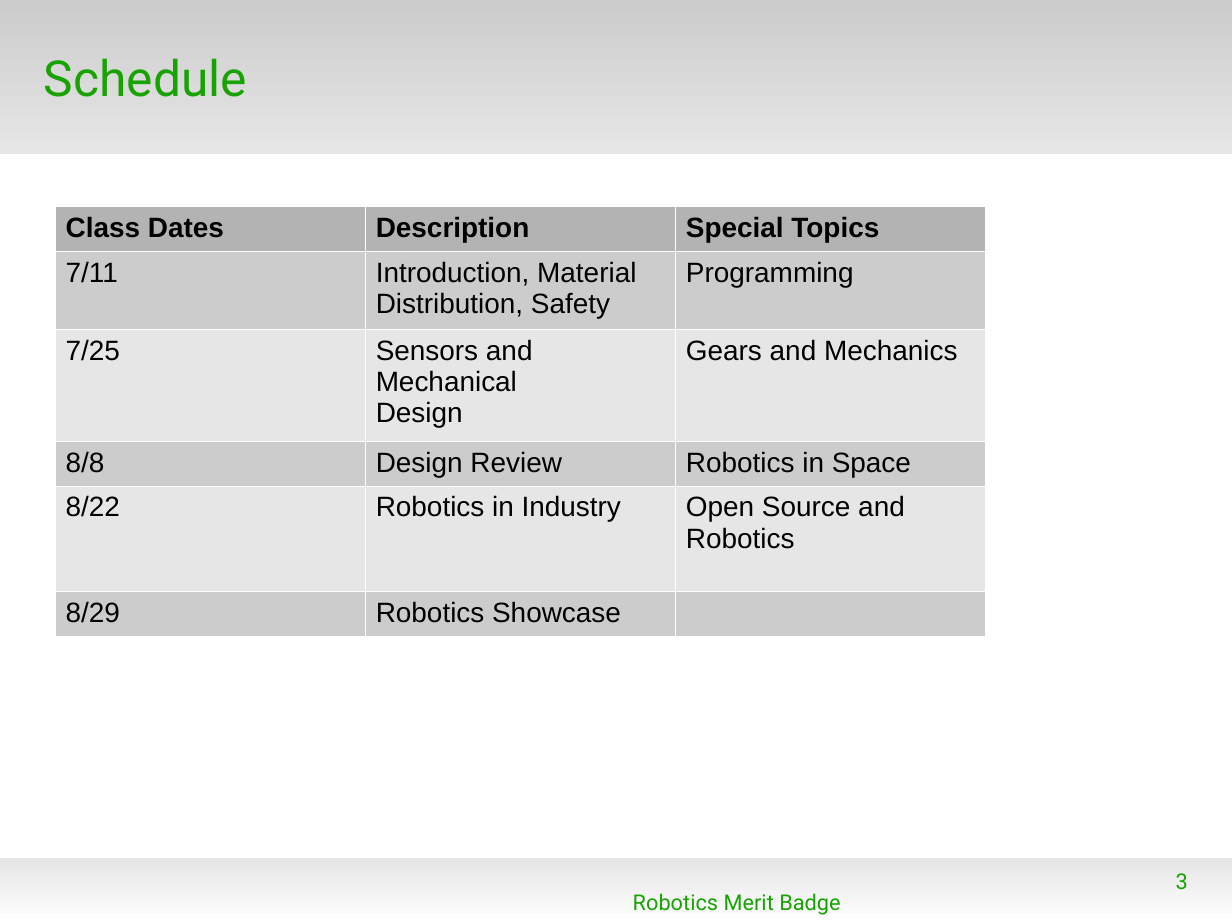
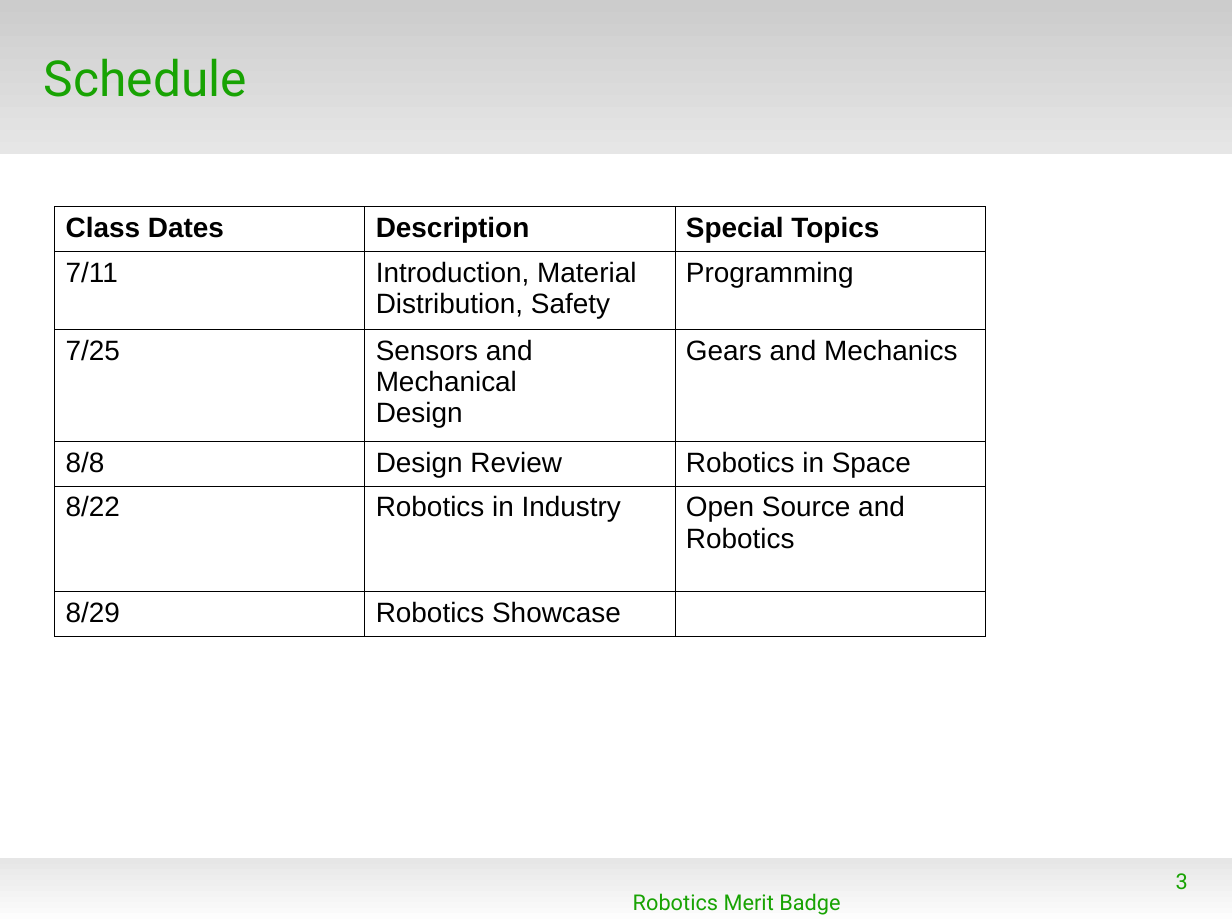
Before and after one commit to mcli/RoboticsMB, a slide deck: slide 3 of doc/RMB_Session3.odp. Drawn at 1232x924 pixels with LibreOffice and Linux fonts; fonts in the diff are those of the drawing; background and template pictures are left out. Boxes give left, top, right and bottom in pixels: in the first picture for what was removed or moved away, otherwise in the second. Text is boxed around its words. In the diff, an @@ line names an element or a change of style, - is before the commit and + after.

```diff
--- a/doc/RMB_Session3.odp
+++ b/doc/RMB_Session3.odp
@@ table at (55, 207, 987, 627) @@
@@ fill #B3B3B3 to none in row 1 @@
@@ fill #CCCCCC to none in 8 cells @@
@@ fill #E6E6E6 to none in 6 cells @@
@@ borders changed @@
```
Also in this commit, not shown: 8 other slides changed, 1 slide added.
